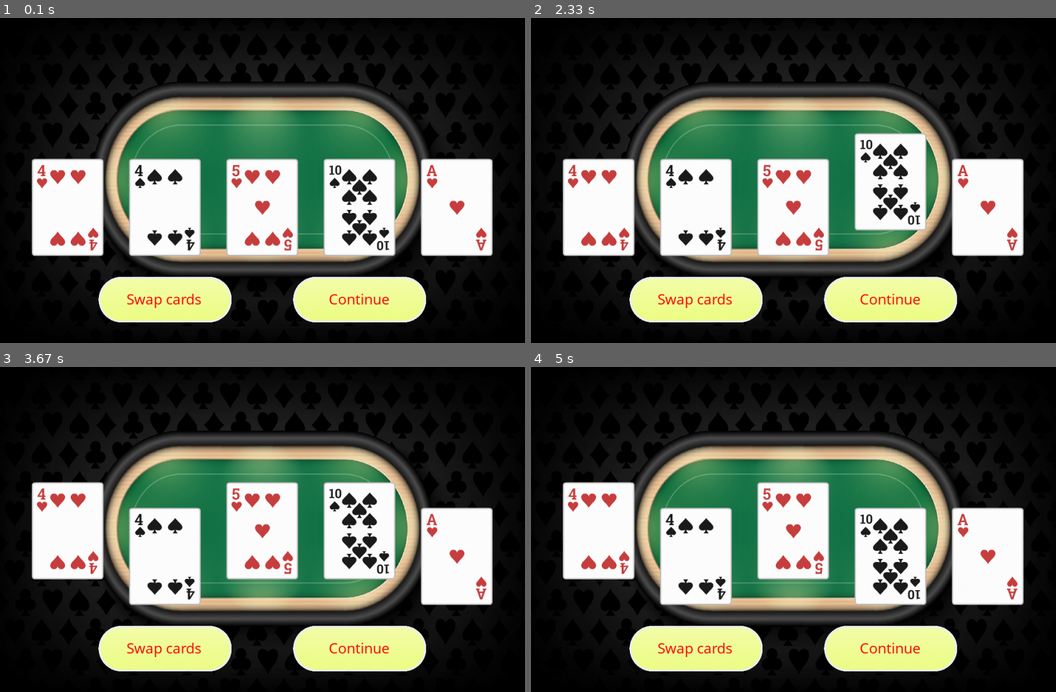
Above: before the commit, frames 1-4 (two rows, left to right).
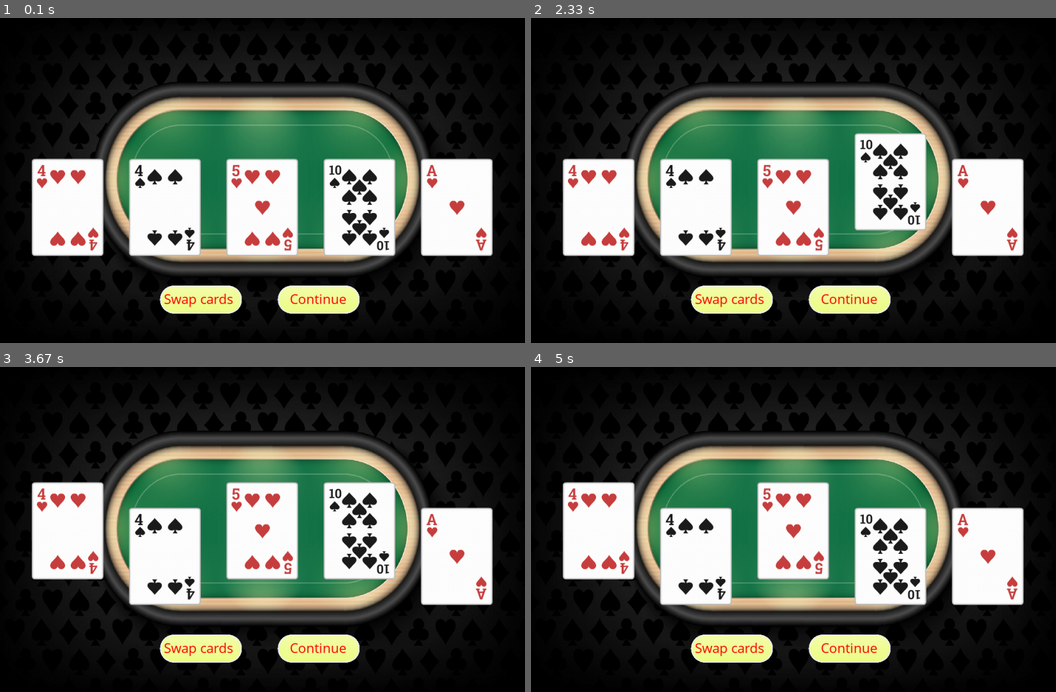
Above: after the commit, the same moments.

Repository: jungleistx/poker_game
Game: pygame game, started from main.py
The game is run twice, just before and just after one commit, with the same random seed, the same clock (stepped at 60 frames per second) and the same inputs.
Inputs (mouse positions are in pixels of both pictures, inside the frame that each line leads up to):
- Up to frame 1 (0.1 s): no input
- Up to frame 2 (2.33 s): click (793, 180) at 0.43 s; click (793, 203) at 0.85 s; click (856, 209) at 1.92 s; move the mouse to (594, 170) at 2.3 s
- Up to frame 3 (3.67 s): click (63, 519) at 2.57 s; move the mouse to (267, 565) at 2.97 s; click (267, 565) at 3.23 s
- Up to frame 4 (5 s): move the mouse to (909, 500) at 4.22 s; click (909, 500) at 4.48 s

The runs differ from the first frame. In frame 1, 5.5% of the frame differs, in the area x 18-82%, y 79-94%; in frame 2, 5.5%; in frame 3, 5.5%; in frame 4, 5.5%.

Commit message:
resize buttons to be smaller

Diff:
--- a/classes.py
+++ b/classes.py
@@ -208,14 +208,14 @@
 
 
 class Button:
-	BUTTON_HEIGHT = 130
-	BUTTON_WIDTH = 260
+	BUTTON_HEIGHT = 80
+	BUTTON_WIDTH = 160
 
 	def __init__(self, text:str, x:int=0, y:int=0, b_x:int=0, b_y:int=0):
 		self.text = text
 		self.image = Image('img/button/button.png', x, y)
 		self.image.image = pygame.transform.scale(self.image.image, (Button.BUTTON_WIDTH, Button.BUTTON_HEIGHT))
-		self.game_font = pygame.font.SysFont('chalkboard', 30)
+		self.game_font = pygame.font.SysFont('chalkboard', 28)
 		self.text_x = b_x
 		self.text_y = b_y
 
@@ -247,8 +247,8 @@
 		self.setup_buttons()
 
 	def setup_buttons(self):
-		self.swap = Button('Swap cards', 230, 510, 285, 555)
-		self.submit = Button('Continue', 610, 510, 680, 555)
+		self.swap = Button('Swap cards', 350, 535, 358, 556)
+		self.submit = Button('Continue', 580, 535, 604, 556)
 
 	def check_mouseclick_cards(self, game:Game):
 		mouse_pos = pygame.mouse.get_pos()
